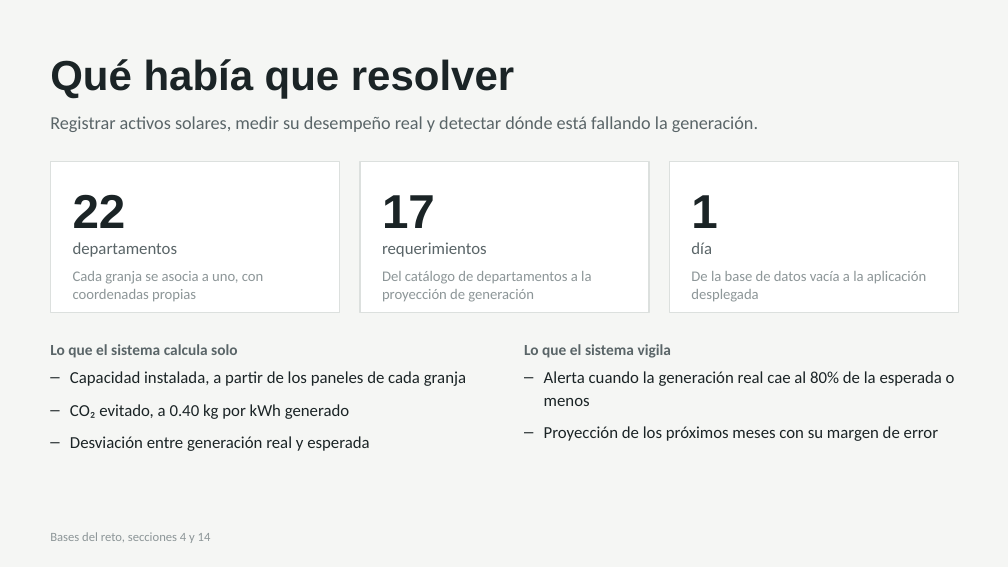
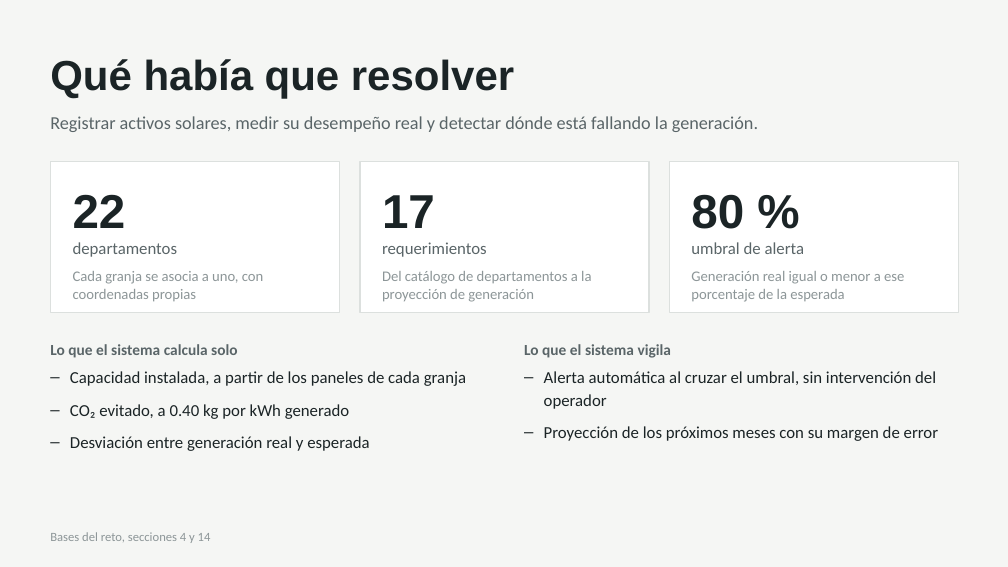
Before and after one commit to Nehemiasp/generacion-solar, a slide deck: slide 2 of docs/presentacion/Generacion-Solar-Guatemala.pptx. Drawn at 1008x567 pixels with LibreOffice and Linux fonts; fonts in the diff are those of the drawing. Boxes give left, top, right and bottom in pixels: in the first picture for what was removed or moved away, otherwise in the second. Text is boxed around its words. In the diff, an @@ line names an element or a change of style, - is before the commit and + after.

```diff
--- a/docs/presentacion/Generacion-Solar-Guatemala.pptx
+++ b/docs/presentacion/Generacion-Solar-Guatemala.pptx
@@ text at (691, 194, 744, 229): text changed @@
-1
+80 %
@@ text at (691, 242, 805, 254): text changed @@
-día
+umbral de alerta
@@ text at (691, 271, 904, 302): text changed @@
-De la base de datos vacía a la aplicación desplegada
+Generación real igual o menor a ese porcentaje de la esperada
@@ text at (544, 371, 936, 409): text changed @@
-– Alerta cuando la generación real cae al 80% de la esperada o menos
+– Alerta automática al cruzar el umbral, sin intervención del operador
```
